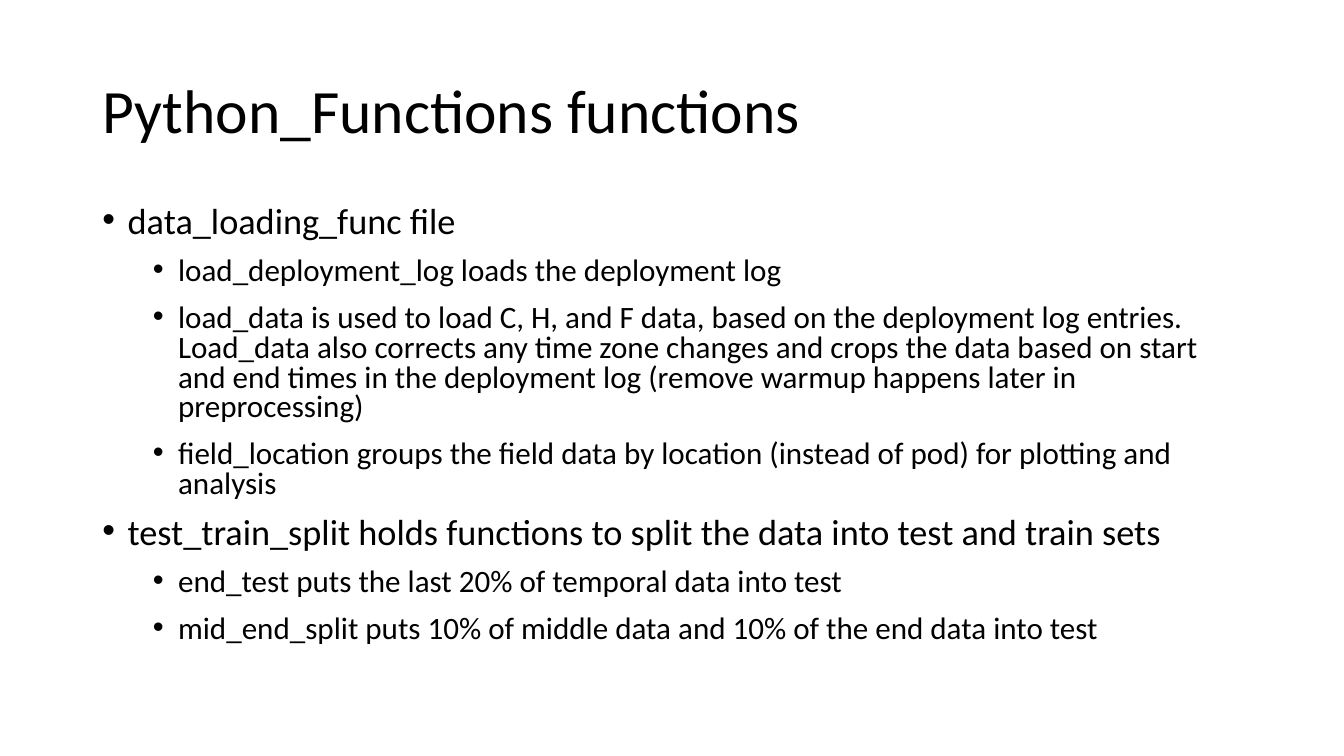
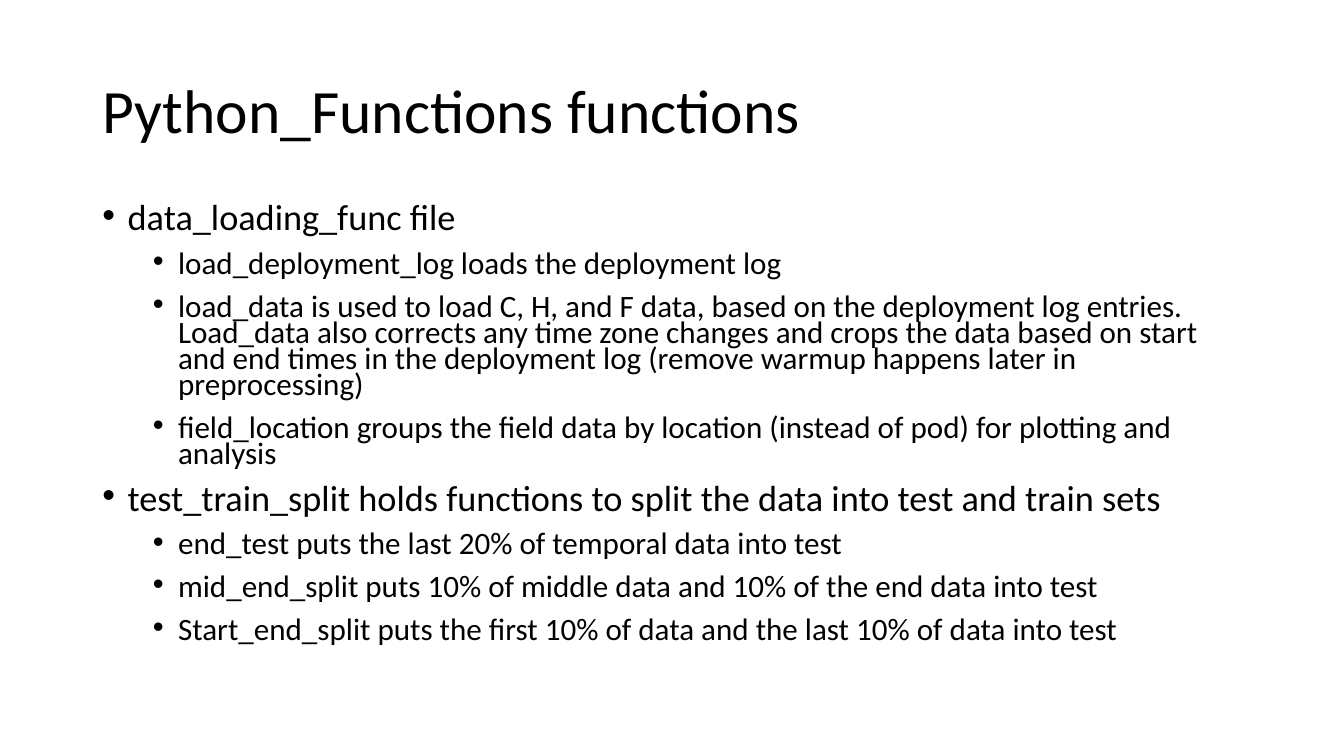
Before and after one commit to cafr1977/MPC_python, a slide deck: slide 27 of Python MPC.pptx. Drawn at 1344x756 pixels with LibreOffice and Linux fonts; fonts in the diff are those of the drawing. Boxes give left, top, right and bottom in pixels: in the first picture for what was removed or moved away, otherwise in the second. Text is boxed around its words. In the diff, an @@ line names an element or a change of style, - is before the commit and + after.

```diff
--- a/Python MPC.pptx
+++ b/Python MPC.pptx
@@ text at (x1=128, y1=204, x2=1197, y2=602): line spacing 0.8 to 0.7 @@
@@ text at (x1=178, y1=618, x2=1117, y2=645): paragraph added @@
+  • Start_end_split puts the first 10% of data and the last 10% of data into test
```
Also in this commit, not shown: 5 other slides changed, 6 other files.
